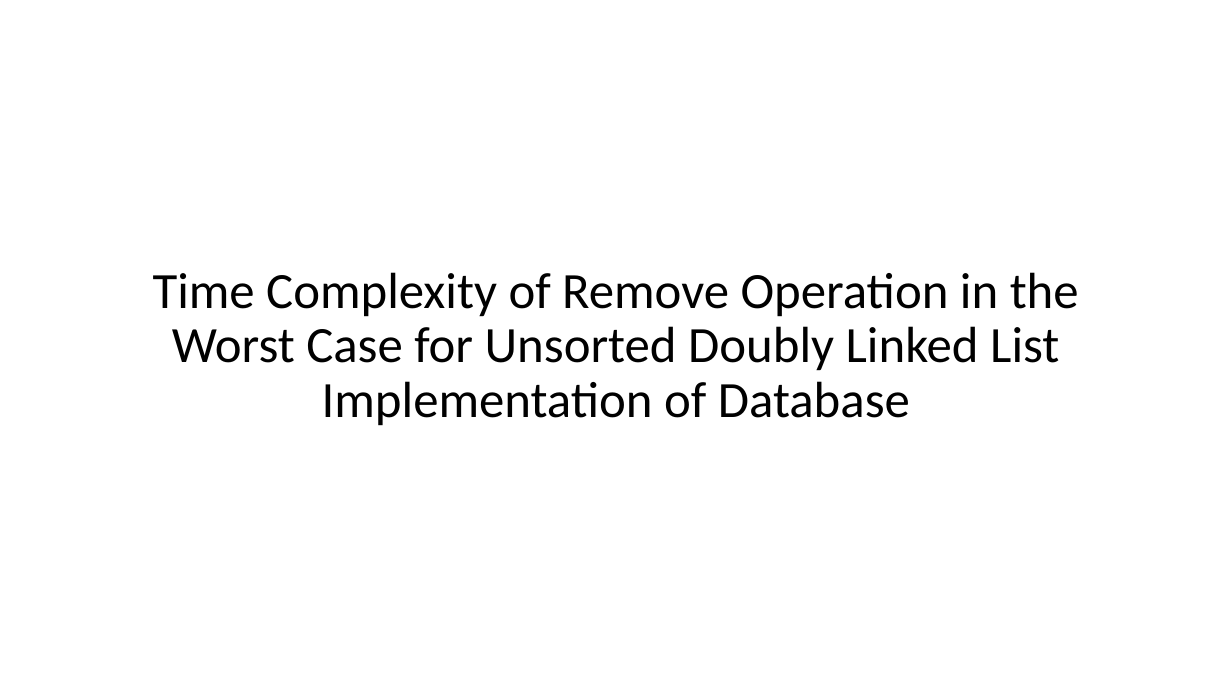
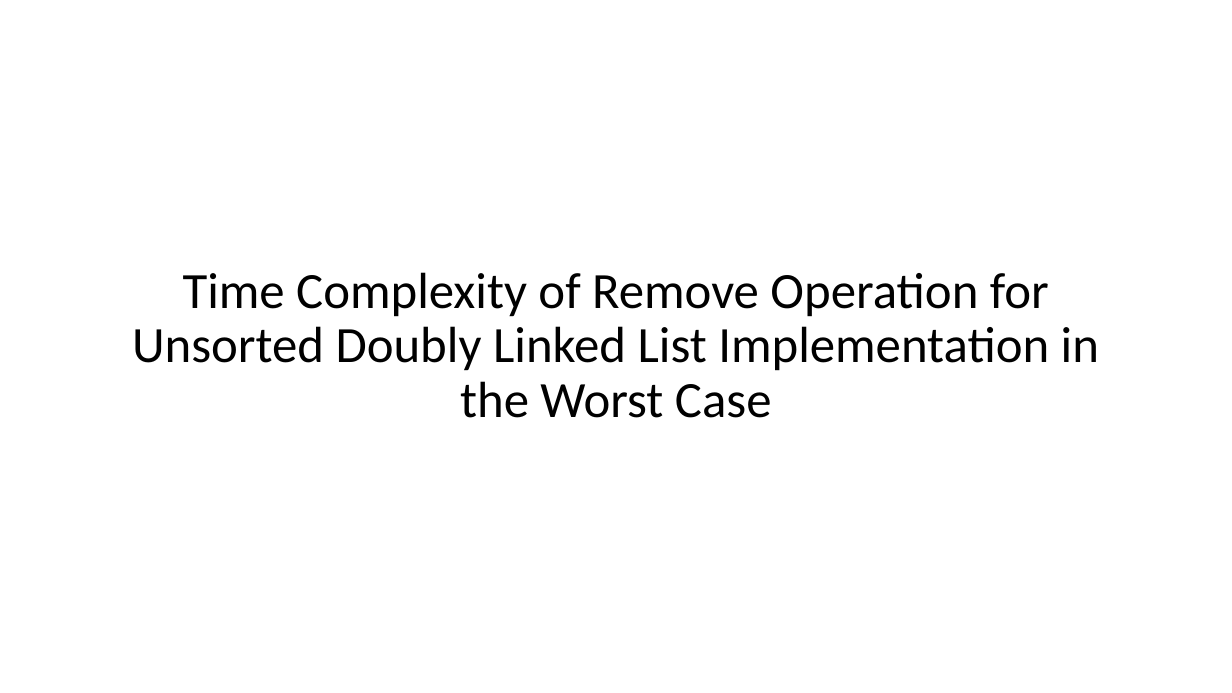
Before and after one commit to jpvail/PasswordVault, a slide deck: slide 14 of PreformanceAnalysis.pptx (slide 13 before the commit). Drawn at 1232x693 pixels with LibreOffice and Linux fonts; fonts in the diff are those of the drawing. Boxes give left, top, right and bottom in pixels: in the first picture for what was removed or moved away, otherwise in the second. Text is boxed around its words. In the diff, an @@ line names an element or a change of style, - is before the commit and + after.

```diff
--- a/PreformanceAnalysis.pptx
+++ b/PreformanceAnalysis.pptx
@@ title at (132, 272, 1099, 418): text changed @@
-Time Complexity of Remove Operation in the Worst Case for Unsorted Doubly Linked List Implementation of Database
+Time Complexity of Remove Operation for Unsorted Doubly Linked List Implementation in the Worst Case
```
Also in this commit, not shown: 8 other slides changed, 1 slide added, 14 other files.
